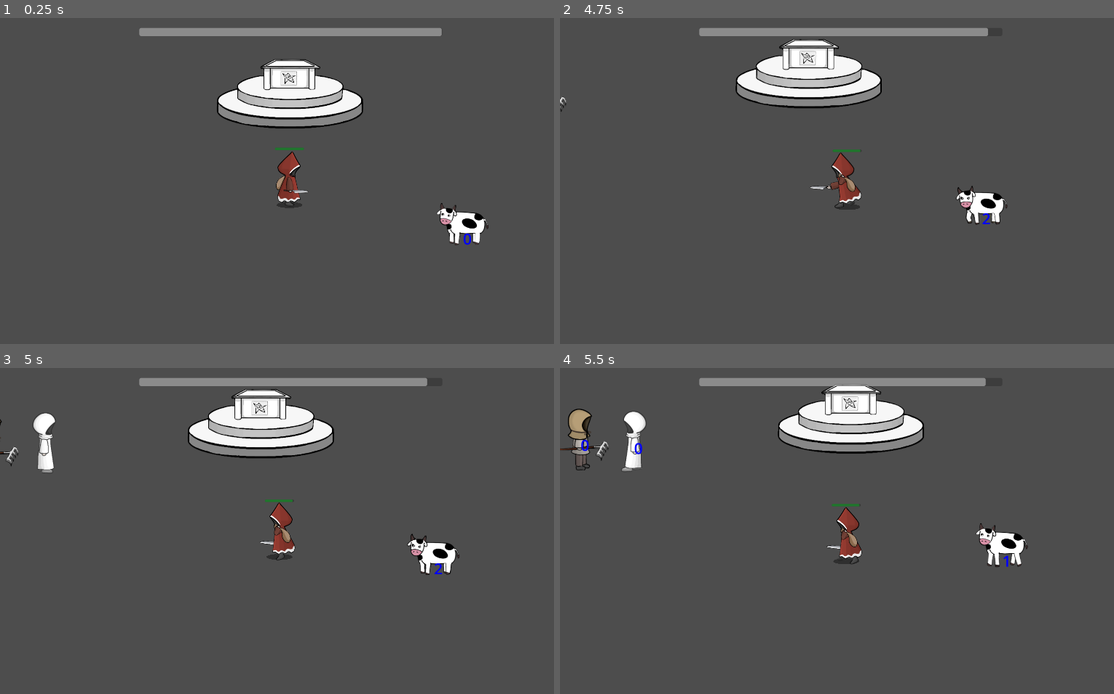
Above: before the commit, frames 1-4 (two rows, left to right).
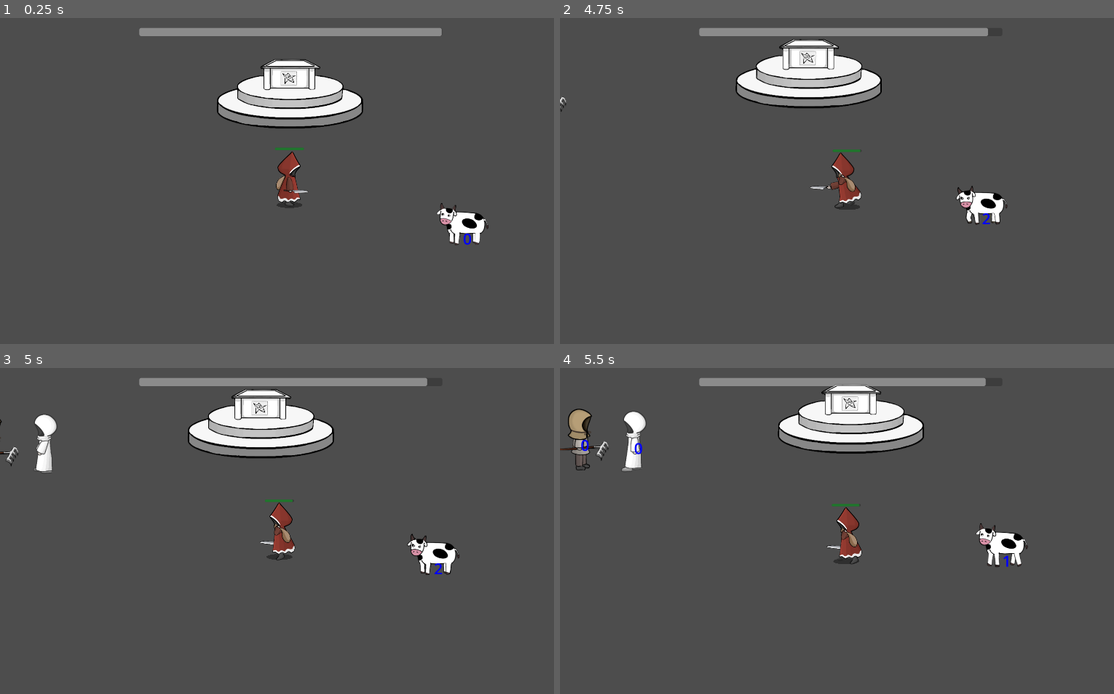
Above: after the commit, the same moments.

Repository: ldg030917/IstTechGameJam2025
Game: Godot game, scene res://scene/Main.tscn
The game is run twice, just before and just after one commit, with the same random seed, the same clock (stepped at 60 frames per second) and the same inputs.
Inputs:
- Up to frame 1 (0.25 s): no input
- Up to frame 2 (4.75 s): hold Right (right) 0.53-1.28 s; tap Space (attack) at 0.6, 1.35, 2.3, 2.85, 3.6, 4.55 s; hold Down (down) 1.28-2.03 s; hold Right (right) 2.03-2.78 s; hold E (devote) 2.03-2.78 s; hold Up (up) 2.78-3.53 s; hold Left (left) from 3.53 s (still down); tap E (devote) at 4.35 s
- Up to frame 3 (5 s): keep holding Left (left)
- Up to frame 4 (5.5 s): release Left (left) at 5.03 s; hold Down (down) from 5.03 s (still down); tap Space (attack) at 5.1 s

Frames 1-2 are identical in both runs. In frame 3, 0.3% of the frame differs, in the area x 6-11%, y 13-33%; in frame 4, nothing differs.

Commit message:
FIX:fanatic

Diff:
--- a/scene/Fanatic.tscn
+++ b/scene/Fanatic.tscn
@@ -3,9 +3,11 @@
 [ext_resource type="PackedScene" uid="uid://cqg6c0voa3kdc" path="res://scene/Sacrifice.tscn" id="1_6uy80"]
 
 [node name="Sacrifice" instance=ExtResource("1_6uy80")]
+attack = 0.0
+type = 2
 
 [node name="ChasingSprite" parent="." index="4"]
 frame_progress = 0.882243
 
 [node name="AnimatedSprite2D" parent="." index="5"]
-animation = &"move_R"
+animation = &"attack_L"
--- a/scene/Main.tscn
+++ b/scene/Main.tscn
@@ -34,6 +34,5 @@
 position = Vector2(573, 163)
 speed = 180.0
 chase_speed = 700.0
-dgg = 10.0
 
 [node name="Control" parent="." instance=ExtResource("8_eik88")]
--- a/scene/basic_sprite_frames.tres
+++ b/scene/basic_sprite_frames.tres
@@ -1,45 +1,45 @@
 [gd_resource type="SpriteFrames" load_steps=41 format=3 uid="uid://bngg8t4yoroou"]
 
-[ext_resource type="Texture2D" uid="uid://bkqx6ridjyv0s" path="res://asset/ani/Fanatic/신도 왼 무릎 꿇기/1.png" id="1_hwkfx"]
-[ext_resource type="Texture2D" uid="uid://du835r70vmuxt" path="res://asset/ani/Fanatic/신도 왼 무릎 꿇기/2.png" id="2_kckwo"]
-[ext_resource type="Texture2D" uid="uid://bjdac5xhuhq1v" path="res://asset/ani/Fanatic/신도 왼 무릎 꿇기/3.png" id="3_7mcfs"]
-[ext_resource type="Texture2D" uid="uid://bhajlxemdcapa" path="res://asset/ani/Fanatic/신도 왼 무릎 꿇기/4.png" id="4_n6k51"]
-[ext_resource type="Texture2D" uid="uid://cn3h8k7lytsq6" path="res://asset/ani/Fanatic/신도 왼 무릎 꿇기/5.png" id="5_1pikh"]
-[ext_resource type="Texture2D" uid="uid://vyid44prhan4" path="res://asset/ani/Fanatic/신도 왼 무릎 꿇기/6.png" id="6_umad5"]
-[ext_resource type="Texture2D" uid="uid://4dpc3r52dfws" path="res://asset/ani/Fanatic/신도 오 무릎 꿇기/1.png" id="7_q6s8w"]
-[ext_resource type="Texture2D" uid="uid://c64fpb3cqbjx8" path="res://asset/ani/Fanatic/신도 오 무릎 꿇기/2.png" id="8_erjho"]
-[ext_resource type="Texture2D" uid="uid://c5drwr6jr63pu" path="res://asset/ani/Fanatic/신도 오 무릎 꿇기/3.png" id="9_sb8j4"]
-[ext_resource type="Texture2D" uid="uid://cllsqfdsljyst" path="res://asset/ani/Fanatic/신도 오 무릎 꿇기/4.png" id="10_cxnp8"]
-[ext_resource type="Texture2D" uid="uid://b818o52osyidm" path="res://asset/ani/Fanatic/신도 오 무릎 꿇기/5.png" id="11_vf2ki"]
-[ext_resource type="Texture2D" uid="uid://dfukmds25fvgi" path="res://asset/ani/Fanatic/신도 오 무릎 꿇기/6.png" id="12_u3v6b"]
-[ext_resource type="Texture2D" uid="uid://l44pbrb32coa" path="res://asset/ani/Fanatic/신도 시체/왼 구멍X.png" id="13_dpajf"]
-[ext_resource type="Texture2D" uid="uid://dxmqh5gu747eg" path="res://asset/ani/Fanatic/신도 시체/오 구멍X.png" id="14_teuvi"]
-[ext_resource type="Texture2D" uid="uid://bkhs6g73duons" path="res://asset/ani/Fanatic/신도 시체/왼 구멍O.png" id="15_n1xdn"]
-[ext_resource type="Texture2D" uid="uid://enothfr38psq" path="res://asset/ani/Fanatic/신도 시체/오 구멍O.png" id="16_bo7j1"]
-[ext_resource type="Texture2D" uid="uid://wromhvf77ngf" path="res://asset/ani/Fanatic/신도 왼 정지/1.png" id="17_1in22"]
-[ext_resource type="Texture2D" uid="uid://3w4qb0ie2frd" path="res://asset/ani/Fanatic/신도 왼 정지/2.png" id="18_tieu8"]
-[ext_resource type="Texture2D" uid="uid://ceivwiltmtn73" path="res://asset/ani/Fanatic/신도 왼 정지/3.png" id="19_t8gn3"]
-[ext_resource type="Texture2D" uid="uid://dbacw41hrld30" path="res://asset/ani/Fanatic/신도 왼 정지/4.png" id="20_i4jms"]
-[ext_resource type="Texture2D" uid="uid://buh6ghukxsjbe" path="res://asset/ani/Fanatic/신도 왼 정지/5.png" id="21_dnc52"]
-[ext_resource type="Texture2D" uid="uid://bbeotob35sset" path="res://asset/ani/Fanatic/신도 왼 정지/6.png" id="22_8bpym"]
-[ext_resource type="Texture2D" uid="uid://ceca5nhh3et0v" path="res://asset/ani/Fanatic/신도 오 정지/1.png" id="23_r3afj"]
-[ext_resource type="Texture2D" uid="uid://bhajbpwpylcg3" path="res://asset/ani/Fanatic/신도 오 정지/2.png" id="24_gilra"]
-[ext_resource type="Texture2D" uid="uid://bimg0q8xp7cdi" path="res://asset/ani/Fanatic/신도 오 정지/3.png" id="25_fkyn5"]
-[ext_resource type="Texture2D" uid="uid://brphjycgugmvp" path="res://asset/ani/Fanatic/신도 오 정지/4.png" id="26_0t1ap"]
-[ext_resource type="Texture2D" uid="uid://cwmo46qe3hoc6" path="res://asset/ani/Fanatic/신도 오 정지/5.png" id="27_77a51"]
-[ext_resource type="Texture2D" uid="uid://hioj6b7v5lhj" path="res://asset/ani/Fanatic/신도 오 정지/6.png" id="28_g4raf"]
-[ext_resource type="Texture2D" uid="uid://c2amr3dj5bqdg" path="res://asset/ani/Fanatic/신도 왼 움직임/1.png" id="29_6jmsq"]
-[ext_resource type="Texture2D" uid="uid://ce6mymf7a8q03" path="res://asset/ani/Fanatic/신도 왼 움직임/2.png" id="30_2nydi"]
-[ext_resource type="Texture2D" uid="uid://b12llog2no66w" path="res://asset/ani/Fanatic/신도 왼 움직임/3.png" id="31_8w5mb"]
-[ext_resource type="Texture2D" uid="uid://c5dj4vufrv0q5" path="res://asset/ani/Fanatic/신도 왼 움직임/4.png" id="32_awsyd"]
-[ext_resource type="Texture2D" uid="uid://b70dite2bhjhh" path="res://asset/ani/Fanatic/신도 왼 움직임/5.png" id="33_uw8il"]
-[ext_resource type="Texture2D" uid="uid://2yeyri2d2b5e" path="res://asset/ani/Fanatic/신도 왼 움직임/6.png" id="34_kj7kv"]
-[ext_resource type="Texture2D" uid="uid://b87wxepedle54" path="res://asset/ani/Fanatic/신도 오 움직임/1.png" id="35_gb2n0"]
-[ext_resource type="Texture2D" uid="uid://dg071gk2dxdv" path="res://asset/ani/Fanatic/신도 오 움직임/2.png" id="36_kcyie"]
-[ext_resource type="Texture2D" uid="uid://c4sowmy0gtcx1" path="res://asset/ani/Fanatic/신도 오 움직임/3.png" id="37_ut4ym"]
-[ext_resource type="Texture2D" uid="uid://fxc8dkucuuka" path="res://asset/ani/Fanatic/신도 오 움직임/4.png" id="38_vyqgv"]
-[ext_resource type="Texture2D" uid="uid://c1rr1e2ieygro" path="res://asset/ani/Fanatic/신도 오 움직임/5.png" id="39_270sf"]
-[ext_resource type="Texture2D" uid="uid://dcgm2sdeiwyx3" path="res://asset/ani/Fanatic/신도 오 움직임/6.png" id="40_r7ic8"]
+[ext_resource type="Texture2D" uid="uid://bkqx6ridjyv0s" path="res://asset/ani/fanatic/신도 왼 무릎 꿇기/1.png" id="1_hwkfx"]
+[ext_resource type="Texture2D" uid="uid://du835r70vmuxt" path="res://asset/ani/fanatic/신도 왼 무릎 꿇기/2.png" id="2_kckwo"]
+[ext_resource type="Texture2D" uid="uid://bjdac5xhuhq1v" path="res://asset/ani/fanatic/신도 왼 무릎 꿇기/3.png" id="3_7mcfs"]
+[ext_resource type="Texture2D" uid="uid://bhajlxemdcapa" path="res://asset/ani/fanatic/신도 왼 무릎 꿇기/4.png" id="4_n6k51"]
+[ext_resource type="Texture2D" uid="uid://cn3h8k7lytsq6" path="res://asset/ani/fanatic/신도 왼 무릎 꿇기/5.png" id="5_1pikh"]
+[ext_resource type="Texture2D" uid="uid://vyid44prhan4" path="res://asset/ani/fanatic/신도 왼 무릎 꿇기/6.png" id="6_umad5"]
+[ext_resource type="Texture2D" uid="uid://4dpc3r52dfws" path="res://asset/ani/fanatic/신도 오 무릎 꿇기/1.png" id="7_q6s8w"]
+[ext_resource type="Texture2D" uid="uid://c64fpb3cqbjx8" path="res://asset/ani/fanatic/신도 오 무릎 꿇기/2.png" id="8_erjho"]
+[ext_resource type="Texture2D" uid="uid://c5drwr6jr63pu" path="res://asset/ani/fanatic/신도 오 무릎 꿇기/3.png" id="9_sb8j4"]
+[ext_resource type="Texture2D" uid="uid://cllsqfdsljyst" path="res://asset/ani/fanatic/신도 오 무릎 꿇기/4.png" id="10_cxnp8"]
+[ext_resource type="Texture2D" uid="uid://b818o52osyidm" path="res://asset/ani/fanatic/신도 오 무릎 꿇기/5.png" id="11_vf2ki"]
+[ext_resource type="Texture2D" uid="uid://dfukmds25fvgi" path="res://asset/ani/fanatic/신도 오 무릎 꿇기/6.png" id="12_u3v6b"]
+[ext_resource type="Texture2D" uid="uid://l44pbrb32coa" path="res://asset/ani/fanatic/신도 시체/왼 구멍X.png" id="13_dpajf"]
+[ext_resource type="Texture2D" uid="uid://dxmqh5gu747eg" path="res://asset/ani/fanatic/신도 시체/오 구멍X.png" id="14_teuvi"]
+[ext_resource type="Texture2D" uid="uid://bkhs6g73duons" path="res://asset/ani/fanatic/신도 시체/왼 구멍O.png" id="15_n1xdn"]
+[ext_resource type="Texture2D" uid="uid://enothfr38psq" path="res://asset/ani/fanatic/신도 시체/오 구멍O.png" id="16_bo7j1"]
+[ext_resource type="Texture2D" uid="uid://wromhvf77ngf" path="res://asset/ani/fanatic/신도 왼 정지/1.png" id="17_1in22"]
+[ext_resource type="Texture2D" uid="uid://3w4qb0ie2frd" path="res://asset/ani/fanatic/신도 왼 정지/2.png" id="18_tieu8"]
+[ext_resource type="Texture2D" uid="uid://ceivwiltmtn73" path="res://asset/ani/fanatic/신도 왼 정지/3.png" id="19_t8gn3"]
+[ext_resource type="Texture2D" uid="uid://dbacw41hrld30" path="res://asset/ani/fanatic/신도 왼 정지/4.png" id="20_i4jms"]
+[ext_resource type="Texture2D" uid="uid://buh6ghukxsjbe" path="res://asset/ani/fanatic/신도 왼 정지/5.png" id="21_dnc52"]
+[ext_resource type="Texture2D" uid="uid://bbeotob35sset" path="res://asset/ani/fanatic/신도 왼 정지/6.png" id="22_8bpym"]
+[ext_resource type="Texture2D" uid="uid://ceca5nhh3et0v" path="res://asset/ani/fanatic/신도 오 정지/1.png" id="23_r3afj"]
+[ext_resource type="Texture2D" uid="uid://bhajbpwpylcg3" path="res://asset/ani/fanatic/신도 오 정지/2.png" id="24_gilra"]
+[ext_resource type="Texture2D" uid="uid://bimg0q8xp7cdi" path="res://asset/ani/fanatic/신도 오 정지/3.png" id="25_fkyn5"]
+[ext_resource type="Texture2D" uid="uid://brphjycgugmvp" path="res://asset/ani/fanatic/신도 오 정지/4.png" id="26_0t1ap"]
+[ext_resource type="Texture2D" uid="uid://cwmo46qe3hoc6" path="res://asset/ani/fanatic/신도 오 정지/5.png" id="27_77a51"]
+[ext_resource type="Texture2D" uid="uid://hioj6b7v5lhj" path="res://asset/ani/fanatic/신도 오 정지/6.png" id="28_g4raf"]
+[ext_resource type="Texture2D" uid="uid://c2amr3dj5bqdg" path="res://asset/ani/fanatic/신도 왼 움직임/1.png" id="29_6jmsq"]
+[ext_resource type="Texture2D" uid="uid://ce6mymf7a8q03" path="res://asset/ani/fanatic/신도 왼 움직임/2.png" id="30_2nydi"]
+[ext_resource type="Texture2D" uid="uid://b12llog2no66w" path="res://asset/ani/fanatic/신도 왼 움직임/3.png" id="31_8w5mb"]
+[ext_resource type="Texture2D" uid="uid://c5dj4vufrv0q5" path="res://asset/ani/fanatic/신도 왼 움직임/4.png" id="32_awsyd"]
+[ext_resource type="Texture2D" uid="uid://b70dite2bhjhh" path="res://asset/ani/fanatic/신도 왼 움직임/5.png" id="33_uw8il"]
+[ext_resource type="Texture2D" uid="uid://2yeyri2d2b5e" path="res://asset/ani/fanatic/신도 왼 움직임/6.png" id="34_kj7kv"]
+[ext_resource type="Texture2D" uid="uid://b87wxepedle54" path="res://asset/ani/fanatic/신도 오 움직임/1.png" id="35_gb2n0"]
+[ext_resource type="Texture2D" uid="uid://dg071gk2dxdv" path="res://asset/ani/fanatic/신도 오 움직임/2.png" id="36_kcyie"]
+[ext_resource type="Texture2D" uid="uid://c4sowmy0gtcx1" path="res://asset/ani/fanatic/신도 오 움직임/3.png" id="37_ut4ym"]
+[ext_resource type="Texture2D" uid="uid://fxc8dkucuuka" path="res://asset/ani/fanatic/신도 오 움직임/4.png" id="38_vyqgv"]
+[ext_resource type="Texture2D" uid="uid://c1rr1e2ieygro" path="res://asset/ani/fanatic/신도 오 움직임/5.png" id="39_270sf"]
+[ext_resource type="Texture2D" uid="uid://dcgm2sdeiwyx3" path="res://asset/ani/fanatic/신도 오 움직임/6.png" id="40_r7ic8"]
 
 [resource]
 animations = [{
@@ -142,7 +142,7 @@
 }],
 "loop": false,
 "name": &"hurt_L",
-"speed": 5.0
+"speed": 25.0
 }, {
 "frames": [{
 "duration": 1.0,
@@ -165,7 +165,7 @@
 }],
 "loop": false,
 "name": &"hurt_R",
-"speed": 5.0
+"speed": 25.0
 }, {
 "frames": [{
 "duration": 1.0,
Not shown, added: CameraEffect.gdshader.uid
Not shown, changed: asset/ani/Fanatic/신도 시체/오 구멍O.png.import
Not shown, changed: asset/ani/Fanatic/신도 시체/오 구멍X.png.import
Not shown, changed: asset/ani/Fanatic/신도 시체/왼 구멍O.png.import
Not shown, changed: asset/ani/Fanatic/신도 시체/왼 구멍X.png.import
Not shown, changed: asset/ani/Fanatic/신도 오 무릎 꿇기/1.png.import
Not shown, changed: asset/ani/Fanatic/신도 오 무릎 꿇기/2.png.import
Not shown, changed: asset/ani/Fanatic/신도 오 무릎 꿇기/3.png.import
Not shown, changed: asset/ani/Fanatic/신도 오 무릎 꿇기/4.png.import
Not shown, changed: asset/ani/Fanatic/신도 오 무릎 꿇기/5.png.import
Not shown, changed: asset/ani/Fanatic/신도 오 무릎 꿇기/6.png.import
Not shown, changed: asset/ani/Fanatic/신도 오 움직임/1.png.import
(and 34 more such lines)
